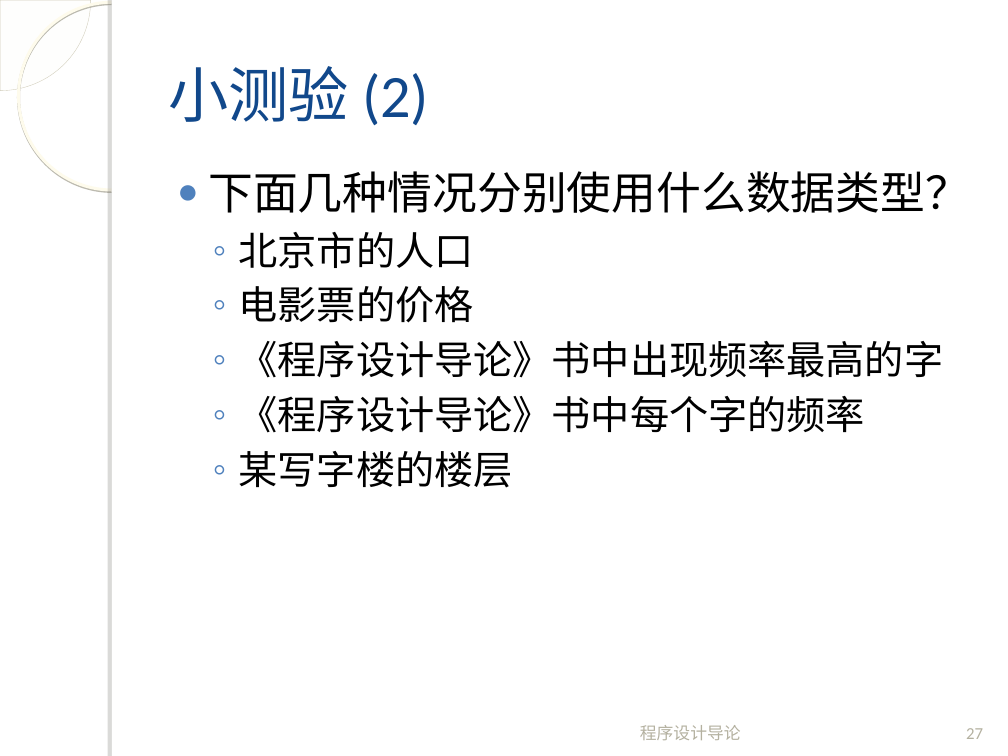
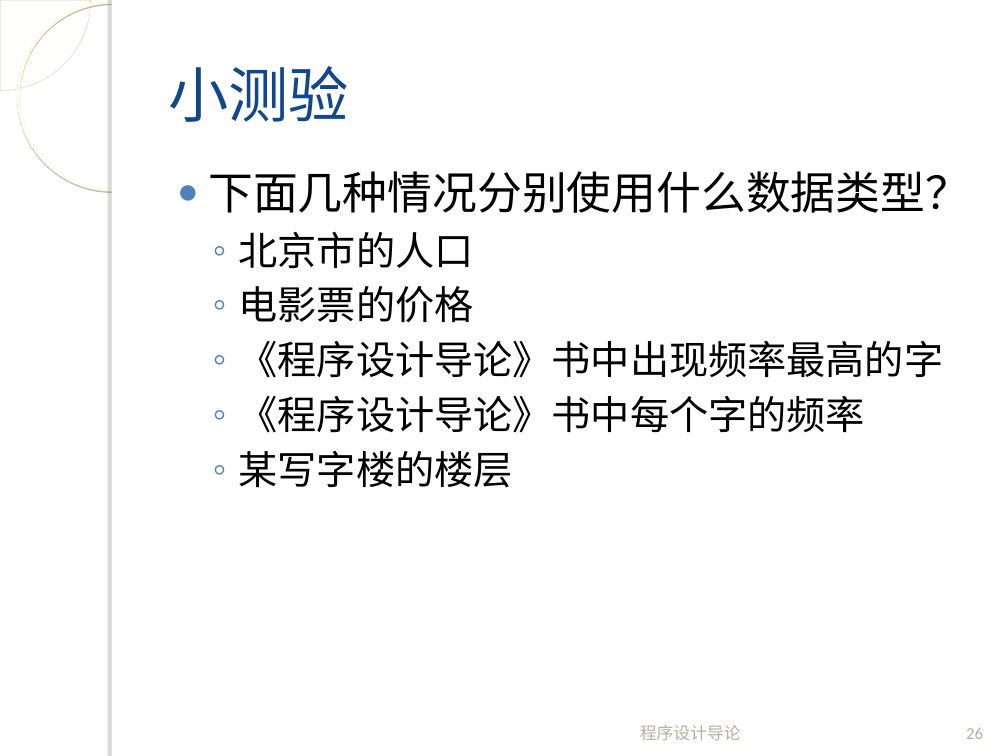
Before and after one commit to fanju1984/introduction-to-programming, a slide deck: slide 26 of introduction-to-programming/slides/2018/03-Data-And-C-1.ppt (slide 27 before the commit). Drawn at 1008x756 pixels with LibreOffice and Linux fonts; fonts in the diff are those of the drawing; background and template pictures are left out. Boxes give left, top, right and bottom in pixels: in the first picture for what was removed or moved away, otherwise in the second. Text is boxed around its words. In the diff, an @@ line names an element or a change of style, - is before the commit and + after.

```diff
--- a/introduction-to-programming/slides/2018/03-Data-And-C-1.ppt
+++ b/introduction-to-programming/slides/2018/03-Data-And-C-1.ppt
@@ title at (x1=168, y1=66, x2=348, y2=122): text changed @@
-小测验 (2)
+小测验
@@ page number at (x1=966, y1=728, x2=983, y2=739): text changed @@
-27
+26
```
Also in this commit, not shown: 1 other slide changed, 10 slides added, 11 slides removed, 1 other file.
